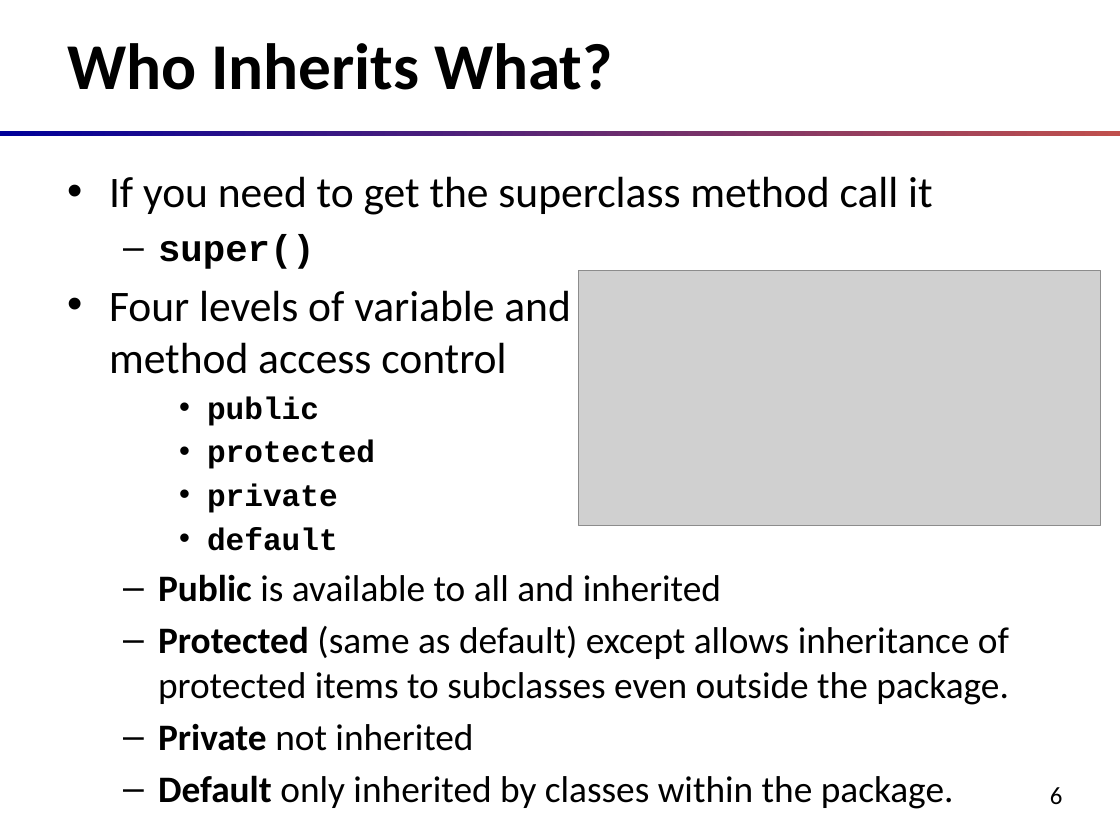
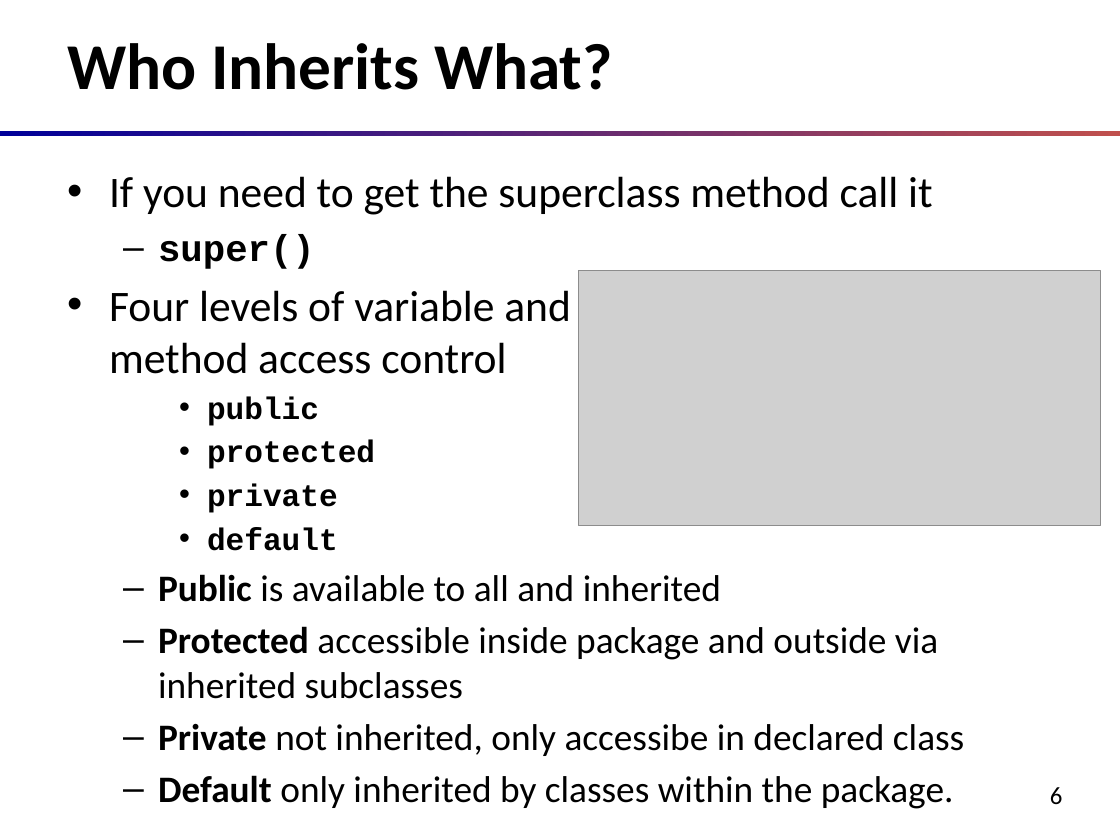
Before and after one commit to oxbot/battleship, a slide deck: slide 6 of slides/c03-Inheritance.and.Polymorphism.pptx. Drawn at 1120x840 pixels with LibreOffice and Linux fonts; fonts in the diff are those of the drawing; grey boxes stand for pictures. Boxes give left, top, right and bottom in pixels: in the first picture for what was removed or moved away, otherwise in the second. Text is boxed around its words. In the diff, an @@ line names an element or a change of style, - is before the commit and + after.

```diff
--- a/slides/c03-Inheritance.and.Polymorphism.pptx
+++ b/slides/c03-Inheritance.and.Polymorphism.pptx
@@ text at [158,626,964,756]: text changed @@
-  – Protected (same as default) except allows inheritance of protected items to subclasses even outside the package.
-  – Private not inherited
+  – Protected accessible inside package and outside via inherited subclasses
+  – Private not inherited, only accessibe in declared class
```
Also in this commit, not shown: 1 other slide changed, 2 other files.
